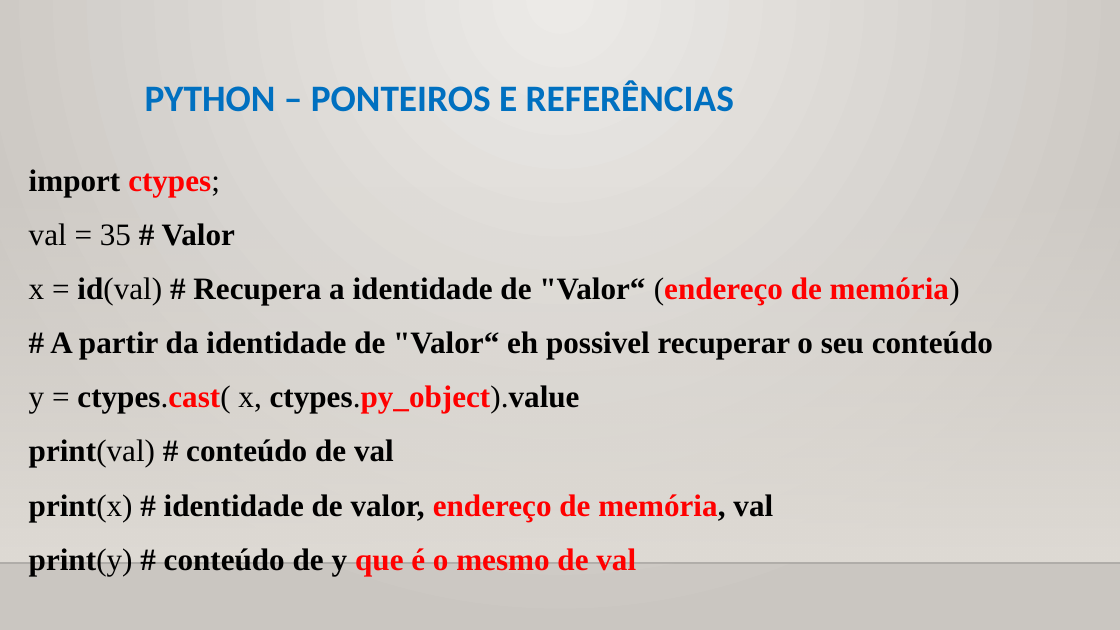
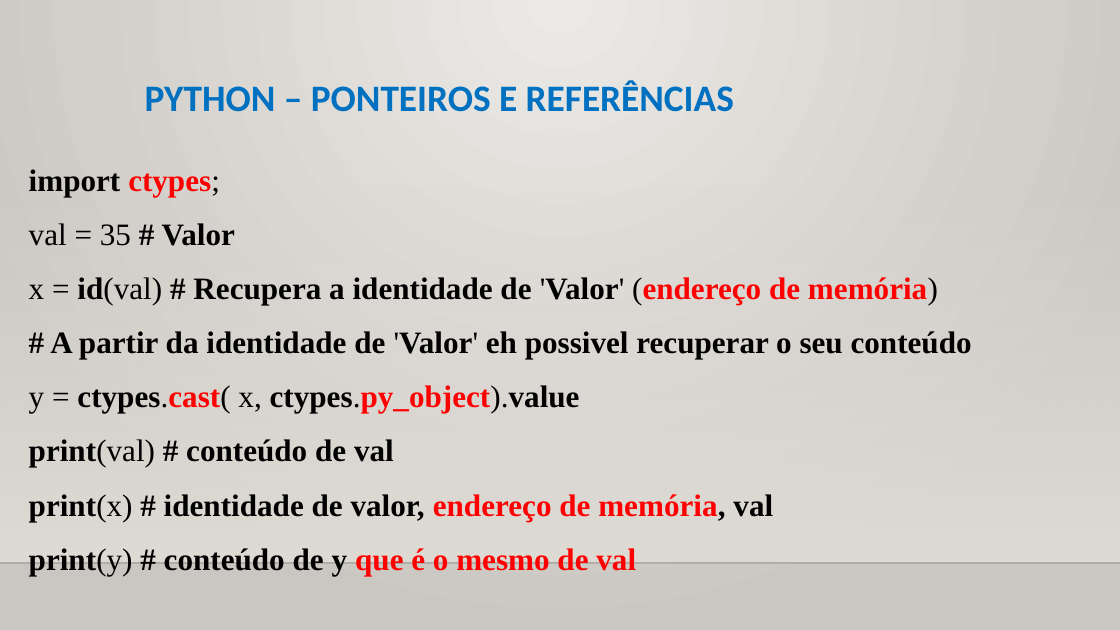
Before and after one commit to CloudEducationBrazil/WydenPythonParadigmas, a slide deck: slide 12 of 01 Classes/Aula 09 Programação Python - Lambda Ponteiro e Referência.pptx. Drawn at 1120x630 pixels with LibreOffice and Linux fonts; fonts in the diff are those of the drawing; background and template pictures are left out. Boxes give left, top, right and bottom in pixels: in the first picture for what was removed or moved away, otherwise in the second. Text is boxed around its words. In the diff, an @@ line names an element or a change of style, - is before the commit and + after.

Commit message:
Aula Python Paradigmas 09Set2025 ...

```diff
--- a/01 Classes/Aula 09 Programação Python - Lambda Ponteiro e Referência.pptx
+++ b/01 Classes/Aula 09 Programação Python - Lambda Ponteiro e Referência.pptx
@@ text at box(29, 277, 972, 359): text changed @@
-x = id(val) # Recupera a identidade de "Valor“ (endereço de memória)
-# A partir da identidade de "Valor“ eh possivel recuperar o seu conteúdo
+x = id(val) # Recupera a identidade de 'Valor' (endereço de memória)
+# A partir da identidade de 'Valor' eh possivel recuperar o seu conteúdo
```
Also in this commit, not shown: 2 other slides changed, 3 other files.
